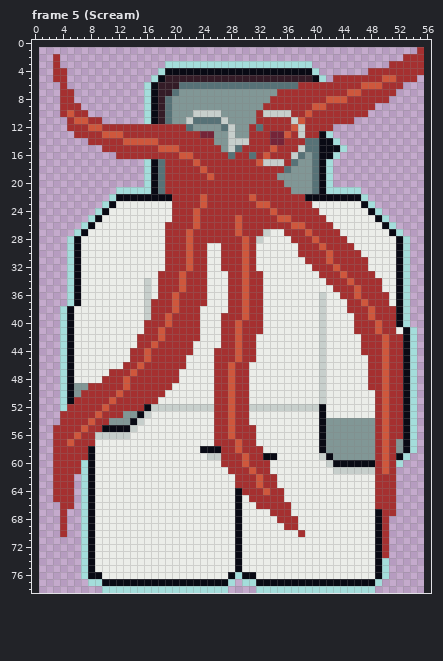
Pixel-art file -- raw assets/bossKG.ase. Above: the version before the commit.
55x78 pixels, 6 frames. Shown: frame 5 (Scream). The old version is drawn lined up with the new one, on the new canvas. The commit also changed other frames, which this record leaves out.
After:
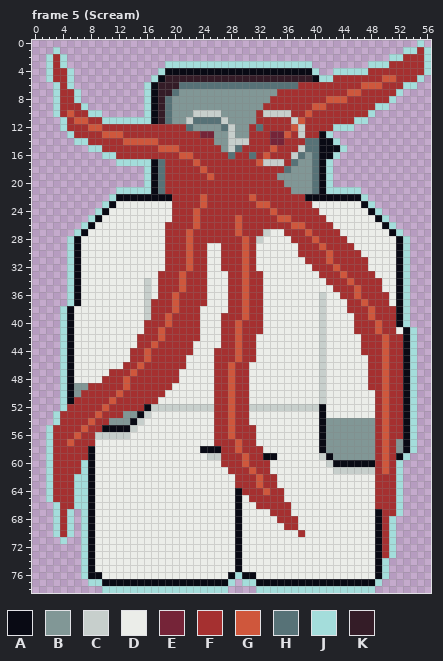
Palette (. is transparent): A #090a14  B #819796  C #c7cfcc  D #ebede9  E #752438  F #a53030  G #cf573c  H #577277  J #a4dddb  K #341c27
Edits made:
canvas 55x78 -> 57x79, the old top-left corner now at 1,1
Frame 5 (Scream):
The edit adds colour J in row 0 at x 55; in row 1 at x 3, 53 to 54 and 56; in row 2 at x 2, 4, 51 to 52 and 56; in row 3 at x 2, 4, 48 to 50 and 56; in row 4 at x 2, 5, 43 to 47 and 56; in row 5 at x 2, 5, 42 and 55.
The edit adds colour J in row 6 at x 3, 5 and 53 to 54; in row 7 at x 3, 6 and 52; in row 8 at x 3, 6 and 51; in row 9 at x 3, 7 and 49 to 50; in row 10 at x 3, 8 to 9 and 48; in row 11 at x 4, 10 to 15 and 46 to 47.
The edit adds colour J in row 12 at x 4 and 43 to 45; in row 13 at x 5; in row 14 at x 6 to 7; in row 15 at x 8 to 9; in row 16 at x 10 to 11; in row 17 at x 12 to 15.
The edit adds colour J in rows 53 to 54 at x 3; in rows 55 to 60 at x 2; in row 61 at x 2 and 52; in rows 62 to 65 at x 2, 6 and 52; in row 66 at x 3, 6 and 52; in row 67 at x 3, 5 and 52.
The edit adds colour J in rows 68 to 70 at x 3, 5 and 51; in row 71 at x 4 and 51; in rows 72 to 73 at x 51.
Where, in picture pixels (left, top, right, bottom), the same in both pictures:
added: (326, 40, 431, 131)
added: (46, 47, 144, 166)
added: (46, 411, 81, 544)
added: (389, 467, 403, 558)
